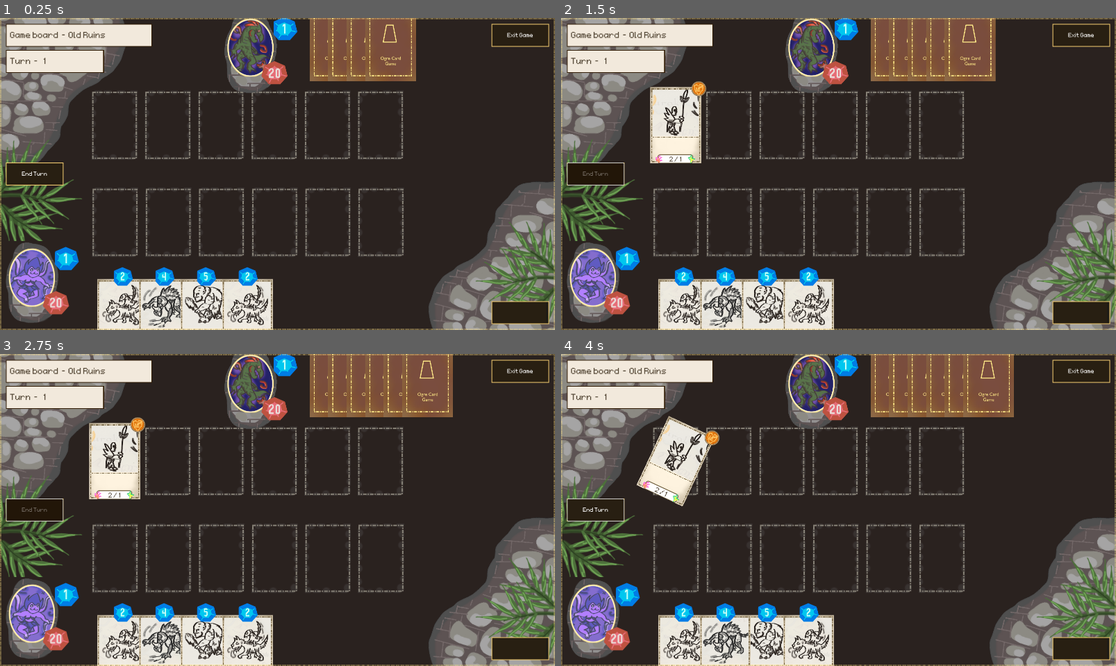
Above: before the commit, frames 1-4 (two rows, left to right).
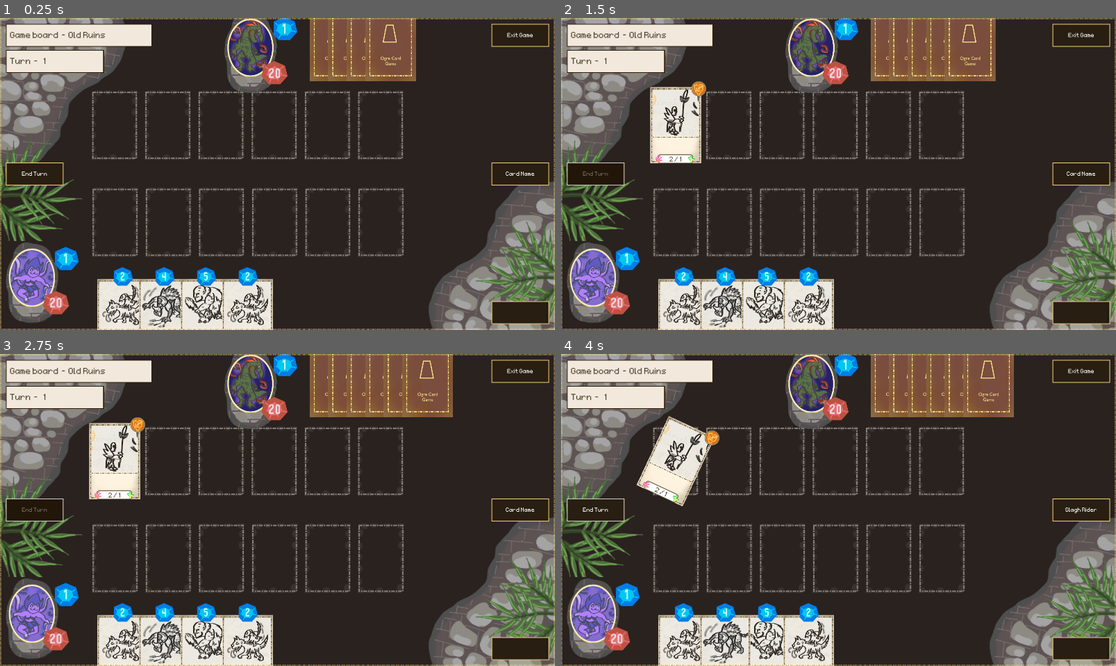
Above: after the commit, the same moments.

Repository: OttoElomaa/Godot-4-Ogre-Card-Game
Game: Godot game, scene res://GameScenes/main.tscn
The game is run twice, just before and just after one commit, with the same random seed, the same clock (stepped at 60 frames per second) and the same inputs.
Inputs (mouse positions are in pixels of both pictures, inside the frame that each line leads up to):
- Up to frame 1 (0.25 s): no input
- Up to frame 2 (1.5 s): click (594, 174) at 0.5 s; click (594, 174) at 1.25 s
- Up to frame 3 (2.75 s): click (33, 510) at 2 s
- Up to frame 4 (4 s): drag from (683, 653) to (816, 385) at 2.77 s; drag from (727, 653) to (816, 385) at 3.52 s

The runs differ from the first frame. In frame 1, 0.2% of the frame differs, in the area x 88-99%, y 46-54%; in frame 2, 0.2%; in frame 3, 0.2%; in frame 4, 0.2%.

Commit message:
Card: Added cardName. Main: Added card info panel to main CanvasLayer, showing cardname atm

Diff:
--- a/Cards/Creatures/Cr-MardokHound.tscn
+++ b/Cards/Creatures/Cr-MardokHound.tscn
@@ -4,6 +4,7 @@
 [ext_resource type="Texture2D" uid="uid://dxwwujckku1ic" path="res://Art/CardArt/card-art-creature-mardok-houndbeast.png" id="2_kp5c2"]
 
 [node name="Card-Cr-MardokHound" instance=ExtResource("1_kp5c2")]
+cardName = "Ur-Hound"
 manaCost = 4
 startingDamage = 2
 startingHealth = 2
--- a/Cards/Creatures/Cr-Ogre.tscn
+++ b/Cards/Creatures/Cr-Ogre.tscn
@@ -4,6 +4,7 @@
 [ext_resource type="Texture2D" uid="uid://dcu6qrjgwyyf3" path="res://Art/CardArt/card-art-ogre.png" id="2_jmfi3"]
 
 [node name="Card-Cr-Ogre" instance=ExtResource("1_1h6lf")]
+cardName = "Ogre"
 manaCost = 5
 startingDamage = 3
 startingHealth = 4
--- a/Cards/Creatures/Cr-Pikeman.tscn
+++ b/Cards/Creatures/Cr-Pikeman.tscn
@@ -4,6 +4,7 @@
 [ext_resource type="Texture2D" uid="uid://ycjlvok6deon" path="res://Art/CardArt/card-art-creature-pikeman.png" id="2_r2e3n"]
 
 [node name="Card-Cr-Pikeman" instance=ExtResource("1_hwuew")]
+cardName = "Pike Thrall"
 manaCost = 1
 startingDamage = 2
 startingHealth = 1
--- a/Cards/Creatures/Cr-RukRaider.tscn
+++ b/Cards/Creatures/Cr-RukRaider.tscn
@@ -4,6 +4,7 @@
 [ext_resource type="Texture2D" uid="uid://bm48rqyud4hpd" path="res://Art/CardArt/card-art-creature-ruk-raider.png" id="2_wr60q"]
 
 [node name="Card-Cr-RukRaider" instance=ExtResource("1_wr60q")]
+cardName = "Ruk Raider"
 manaCost = 3
 startingDamage = 2
 startingHealth = 2
--- a/Cards/Creatures/Cr-SlaghRider.tscn
+++ b/Cards/Creatures/Cr-SlaghRider.tscn
@@ -4,6 +4,7 @@
 [ext_resource type="Texture2D" uid="uid://bl33hix47cn41" path="res://Art/CardArt/card-art-creature-slagh-rider.png" id="2_lcboh"]
 
 [node name="Card-Cr-SlaghRider" instance=ExtResource("1_lcboh")]
+cardName = "Slagh Rider"
 manaCost = 2
 startingDamage = 1
 startingHealth = 2
--- a/Cards/Creatures/Sp-Blast.tscn
+++ b/Cards/Creatures/Sp-Blast.tscn
@@ -4,6 +4,7 @@
 [ext_resource type="Texture2D" uid="uid://be3k7rj1w72ah" path="res://Art/CardArt/card-art-spell-blast.png" id="2_07d1u"]
 
 [node name="Card-Sp-Blast" instance=ExtResource("1_07d1u")]
+cardName = "Blast"
 cardType = 1
 manaCost = 4
 
--- a/Cards/card.gd
+++ b/Cards/card.gd
@@ -18,6 +18,7 @@
 	CREATURE, SPELL,
 }
 ###########################################
+@export var cardName := "Card Name"
 @export var cardType := CardTypes.CREATURE
 
 @export var manaCost := 0
--- a/GameScenes/cards_manager.gd
+++ b/GameScenes/cards_manager.gd
@@ -214,6 +214,9 @@
 	prints("hover on card: ", card)
 	toggleCardHighlight(card, true)
 
+	main.showCardInfo(card)
+
+
 
 func onHoverCardOff(card:Card):
 	prints("hover on card off: ", card)
--- a/GameScenes/main.gd
+++ b/GameScenes/main.gd
@@ -165,6 +165,13 @@
 	$Visuals/YourTurnPopup/PopupAnimation.play("ShowPopup")
 
 
+
+func showCardInfo(card:Card):
+
+	$CanvasLayer/CardInfoPane/Panel/NameLabel.text = card.cardName
+
+
+
 func addLogMessage(text:String, color:Color) -> void:
 
 	$CanvasLayer/BattleLogPane.addMessage(text, color)
--- a/GameScenes/main.tscn
+++ b/GameScenes/main.tscn
@@ -389,6 +389,33 @@
 theme_override_styles/hover = ExtResource("8_2brjh")
 theme_override_styles/normal = ExtResource("9_7ijru")
 
+[node name="CardInfoPane" type="MarginContainer" parent="CanvasLayer"]
+anchors_preset = 6
+anchor_left = 1.0
+anchor_top = 0.5
+anchor_right = 1.0
+anchor_bottom = 0.5
+offset_left = -240.0
+offset_top = -60.0
+offset_bottom = 60.0
+grow_horizontal = 0
+grow_vertical = 2
+theme_override_constants/margin_left = 20
+theme_override_constants/margin_top = 20
+theme_override_constants/margin_right = 20
+theme_override_constants/margin_bottom = 20
+
+[node name="Panel" type="PanelContainer" parent="CanvasLayer/CardInfoPane"]
+custom_minimum_size = Vector2(200, 80)
+layout_mode = 2
+theme_override_styles/panel = ExtResource("5_hys5q")
+
+[node name="NameLabel" type="Label" parent="CanvasLayer/CardInfoPane/Panel"]
+layout_mode = 2
+text = "Card Name"
+label_settings = ExtResource("6_m0cpn")
+horizontal_alignment = 1
+
 [node name="BattleLogPane" type="MarginContainer" parent="CanvasLayer"]
 anchors_preset = 3
 anchor_left = 1.0
